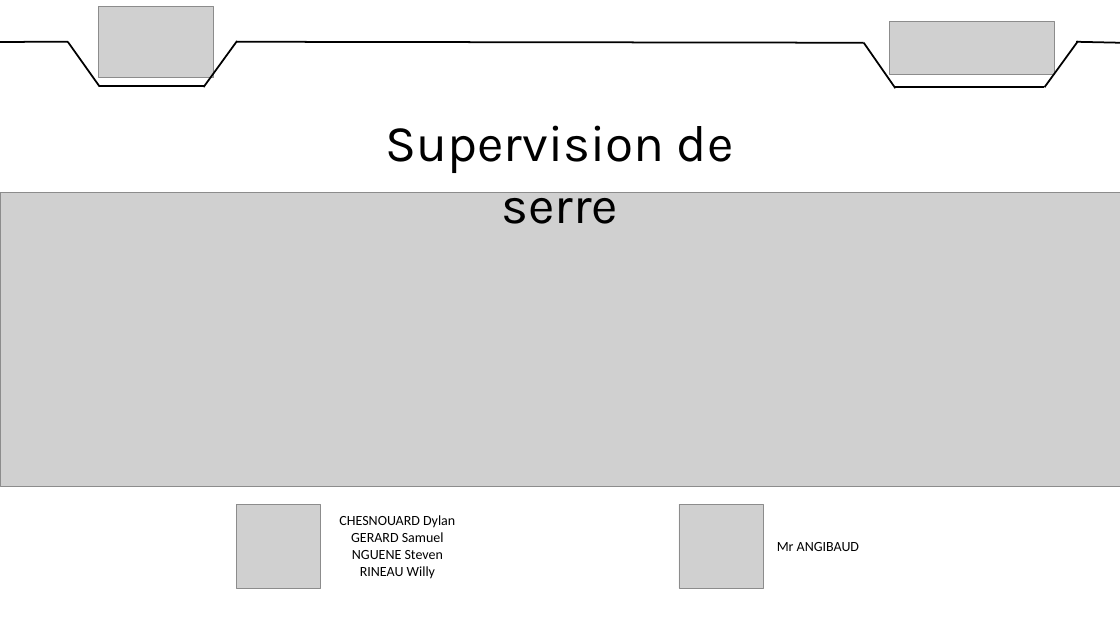
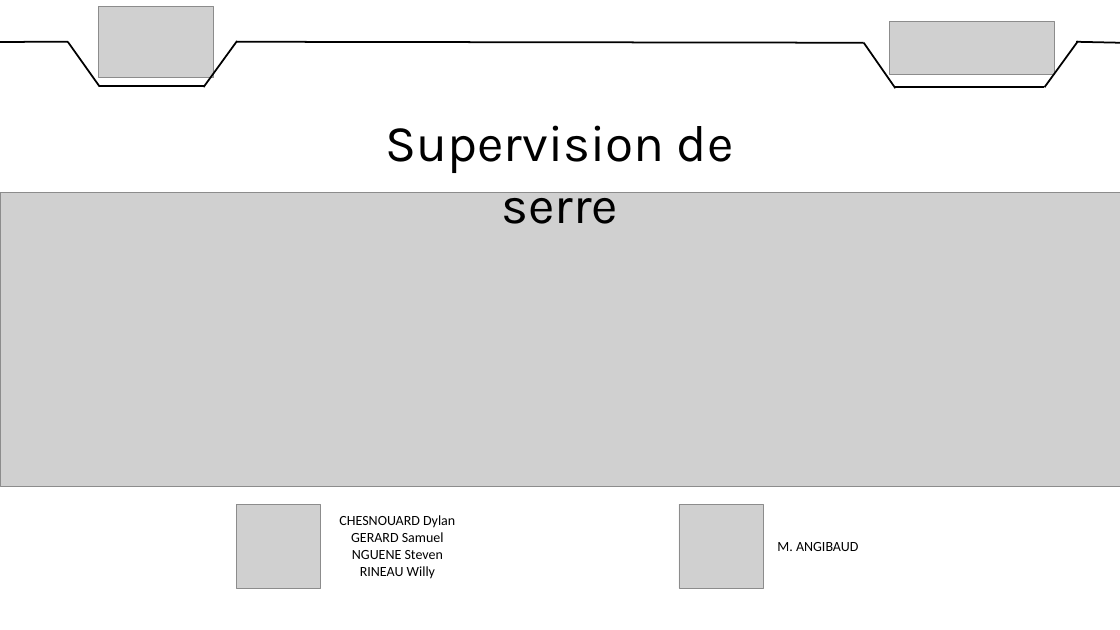
Before and after one commit to DylanChe/SupervisionSerre, a slide deck: slide 1 of oral_projet/diaporama_revue_1_dylan.pptx. Drawn at 1120x630 pixels with LibreOffice and Linux fonts; fonts in the diff are those of the drawing; grey boxes stand for pictures. Boxes give left, top, right and bottom in pixels: in the first picture for what was removed or moved away, otherwise in the second. Text is boxed around its words. In the diff, an @@ line names an element or a change of style, - is before the commit and + after.

Commit message:
MAJ diapo

```diff
--- a/oral_projet/diaporama_revue_1_dylan.pptx
+++ b/oral_projet/diaporama_revue_1_dylan.pptx
@@ text at [777,542,858,551]: text changed @@
-Mr ANGIBAUD
+M. ANGIBAUD
```
